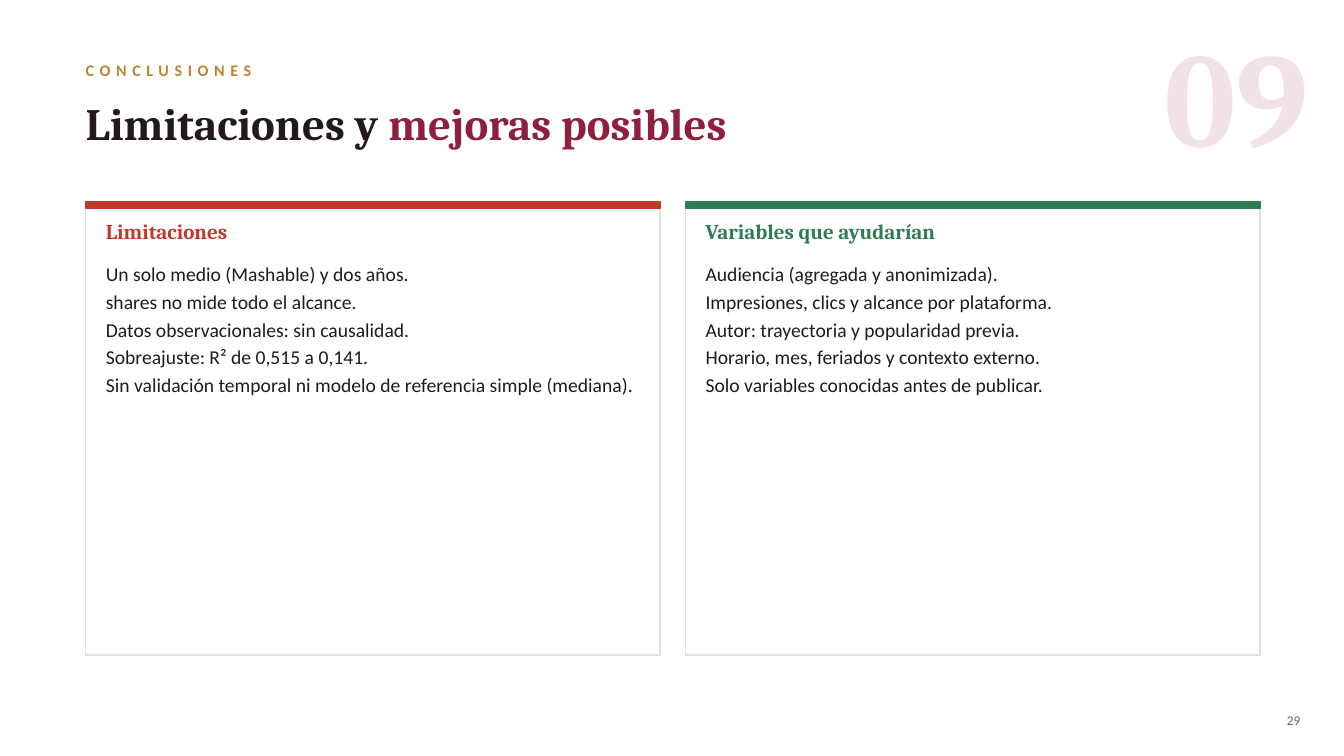
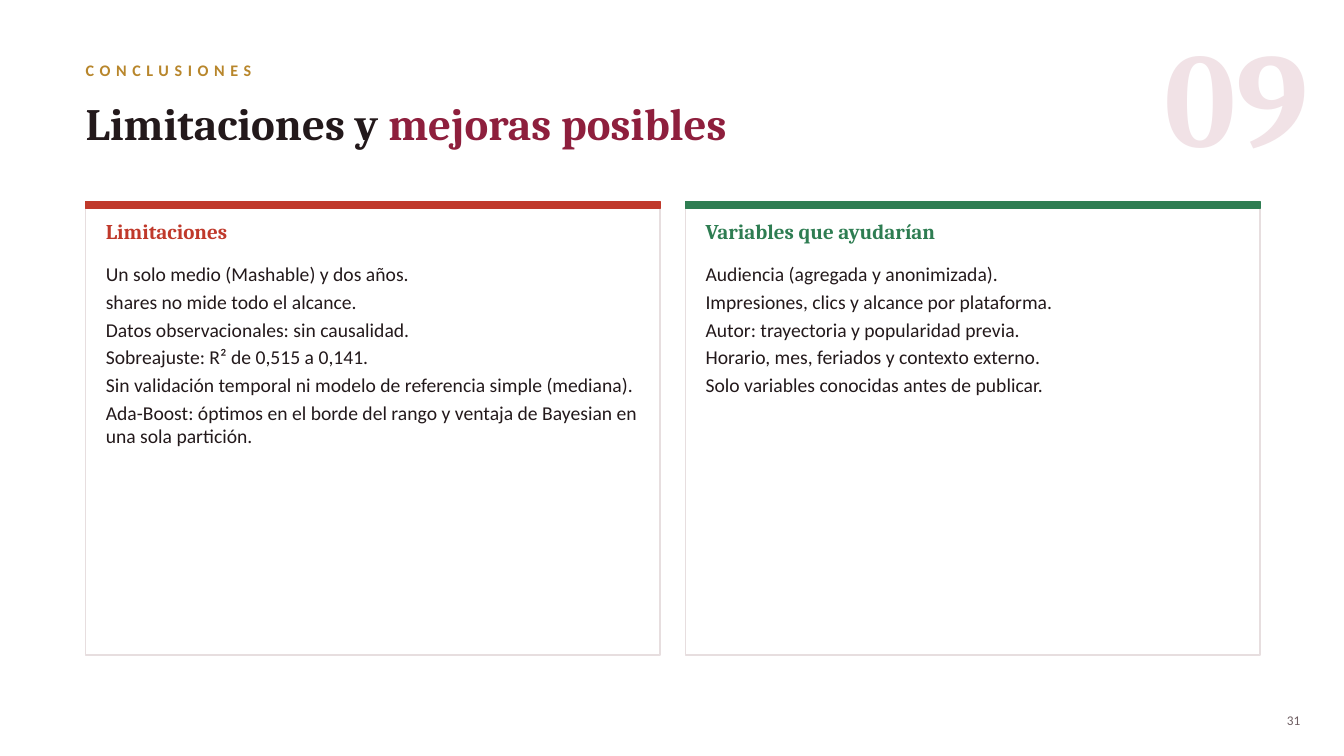
Before and after one commit to gleo1973/tp-metodos-predictivos-2c2026, a slide deck: slide 30 of Presentacion_TP_Completa.pptx (slide 28 before the commit). Drawn at 1344x756 pixels with LibreOffice and Linux fonts; fonts in the diff are those of the drawing. Boxes give left, top, right and bottom in pixels: in the first picture for what was removed or moved away, otherwise in the second. Text is boxed around its words. In the diff, an @@ line names an element or a change of style, - is before the commit and + after.

Commit message:
docs: se agrego Adda Boost

```diff
--- a/Presentacion_TP_Completa.pptx
+++ b/Presentacion_TP_Completa.pptx
@@ text at box(106, 406, 637, 446): paragraph added @@
+Ada-Boost: óptimos en el borde del rango y ventaja de Bayesian en una sola partición.
@@ text at box(1287, 716, 1300, 725): text changed @@
-29
+31
```
Also in this commit, not shown: 6 other slides changed, 2 slides added, 1 other file.
